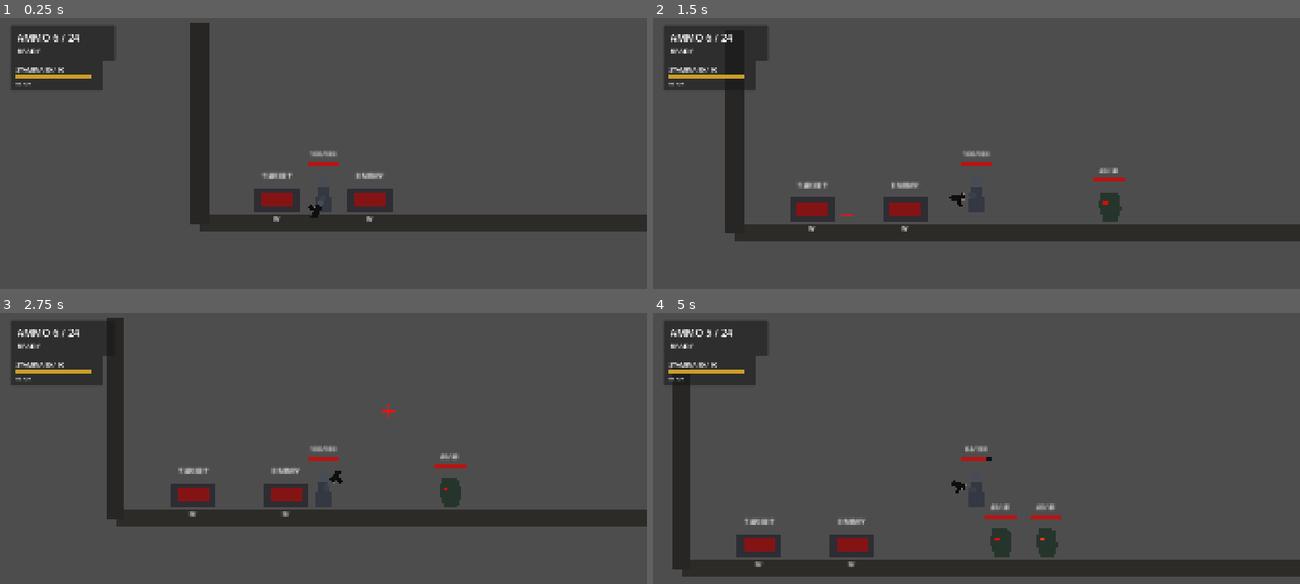
Above: before the commit, frames 1-4 (two rows, left to right).
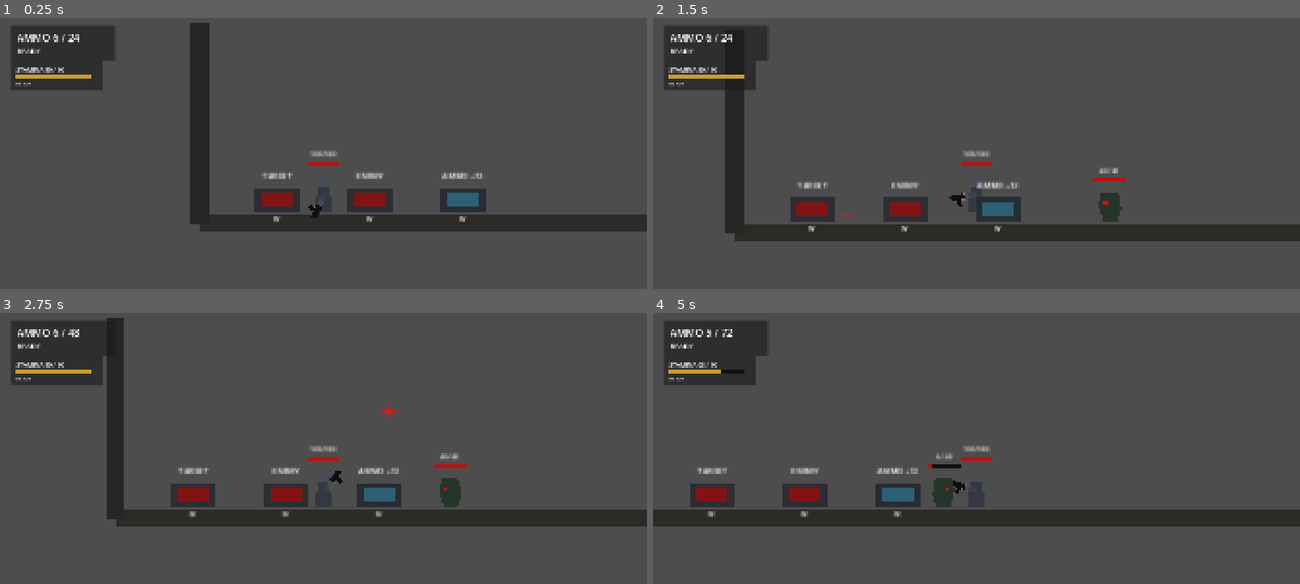
Above: after the commit, the same moments.

Repository: YuiTatsuki1011/projekt-black
Game: Godot game, scene res://scenes/levels/test_level.tscn
Two runs of this game, one before a commit and one after it. Both use one fixed random seed, a clock stepped at 60 frames per second and the inputs below.
Inputs (mouse positions are in pixels of both pictures, inside the frame that each line leads up to):
- Up to frame 1 (0.25 s): no input
- Up to frame 2 (1.5 s): tap Enter at 0.5 s; move the mouse to (1118, 177) at 0.52 s; hold D (move_right) from 0.53 s (still down); tap W (interact) at 0.6 s; tap Space (jump) at 0.77 s; move the mouse to (847, 215) at 1.27 s; tap S (crouch) at 1.35 s
- Up to frame 3 (2.75 s): tap Space (jump) at 1.52 s; tap W (interact) at 1.55, 2.3 s; move the mouse to (388, 410) at 2.02 s; release D (move_right) at 2.03 s; hold A (move_left) from 2.03 s (still down); tap Shift (dodge) at 2.1 s
- Up to frame 4 (5 s): move the mouse to (944, 565) at 2.77 s; release A (move_left) at 2.78 s; hold D (move_right) 2.78-4.28 s; click (944, 565) at 2.85 s; tap Space (jump) at 3.02, 3.77, 4.52 s; tap W (interact) at 3.05, 3.6, 4.55 s; move the mouse to (1170, 546) at 3.52 s; move the mouse to (782, 437) at 4.27 s; hold A (move_left) from 4.28 s (still down); tap F (melee_attack) at 4.35 s

The runs differ from the first frame. In frame 1, 0.7% of the frame differs, in the area x 68-76%, y 56-76%; in frame 2, 0.7%; in frame 3, 0.8%; in frame 4, 18%, in the area x 0-100%, y 5-98%.

Commit message:
Add ammo inventory foundation

Diff:
--- /dev/null
+++ b/scenes/interaction/item_grant_button.tscn
@@ -0,0 +1,40 @@
+[gd_scene load_steps=3 format=3]
+
+[ext_resource type="Script" path="res://scripts/interaction/item_grant_button.gd" id="1_item_grant_button"]
+
+[sub_resource type="RectangleShape2D" id="RectangleShape2D_button"]
+size = Vector2(58, 30)
+
+[node name="ItemGrantButton" type="Area2D"]
+collision_layer = 16
+collision_mask = 0
+script = ExtResource("1_item_grant_button")
+
+[node name="CollisionShape2D" type="CollisionShape2D" parent="."]
+shape = SubResource("RectangleShape2D_button")
+
+[node name="Base" type="Polygon2D" parent="."]
+color = Color(0.16, 0.18, 0.2, 1)
+polygon = PackedVector2Array(-29, -15, 29, -15, 29, 15, -29, 15)
+
+[node name="Plate" type="Polygon2D" parent="."]
+color = Color(0.18, 0.38, 0.46, 1)
+polygon = PackedVector2Array(-20, -8, 20, -8, 20, 8, -20, 8)
+
+[node name="Label" type="Label" parent="."]
+offset_left = -46.0
+offset_top = -38.0
+offset_right = 46.0
+offset_bottom = -18.0
+theme_override_font_sizes/font_size = 10
+text = "AMMO"
+horizontal_alignment = 1
+
+[node name="Prompt" type="Label" parent="."]
+offset_left = -34.0
+offset_top = 18.0
+offset_right = 34.0
+offset_bottom = 34.0
+theme_override_font_sizes/font_size = 9
+text = "W"
+horizontal_alignment = 1
--- a/scenes/levels/test_level.tscn
+++ b/scenes/levels/test_level.tscn
@@ -8,6 +8,7 @@
 [ext_resource type="PackedScene" path="res://scenes/enemies/approach_enemy.tscn" id="6_approach_enemy"]
 [ext_resource type="PackedScene" path="res://scenes/ui/death_screen.tscn" id="7_death_screen"]
 [ext_resource type="PackedScene" path="res://scenes/ui/stamina_hud.tscn" id="8_stamina_hud"]
+[ext_resource type="PackedScene" path="res://scenes/interaction/item_grant_button.tscn" id="9_item_grant_button"]
 
 [sub_resource type="RectangleShape2D" id="RectangleShape2D_floor"]
 size = Vector2(1200, 24)
@@ -70,6 +71,11 @@
 spawn_scene = ExtResource("6_approach_enemy")
 button_label = "ENEMY"
 
+[node name="AmmoButton" parent="." instance=ExtResource("9_item_grant_button")]
+position = Vector2(340, 290)
+button_label = "AMMO +12"
+quantity = 12
+
 [node name="Crosshair" parent="." instance=ExtResource("2_crosshair")]
 
 [node name="AmmoHud" parent="." instance=ExtResource("3_hud")]
--- a/scenes/player/player.tscn
+++ b/scenes/player/player.tscn
@@ -6,6 +6,7 @@
 [ext_resource type="PackedScene" path="res://scenes/ui/health_indicator.tscn" id="4_health_indicator"]
 [ext_resource type="PackedScene" path="res://scenes/vfx/player_afterimage.tscn" id="5_afterimage"]
 [ext_resource type="PackedScene" path="res://scenes/vfx/player_bleed.tscn" id="6_player_bleed"]
+[ext_resource type="Script" path="res://scripts/inventory/inventory.gd" id="7_inventory"]
 
 [sub_resource type="RectangleShape2D" id="RectangleShape2D_standing"]
 size = Vector2(18, 42)
@@ -48,6 +49,9 @@
 script = ExtResource("3_health")
 max_health = 100
 current_health = 100
+
+[node name="Inventory" type="Node" parent="."]
+script = ExtResource("7_inventory")
 
 [node name="HealthIndicator" parent="." instance=ExtResource("4_health_indicator")]
 position = Vector2(0, -62)
--- /dev/null
+++ b/scripts/interaction/item_grant_button.gd
@@ -0,0 +1,30 @@
+extends Area2D
+class_name ItemGrantButton
+
+@export var item_id: StringName = &"pistol_ammo"
+@export var quantity: int = 12
+@export var button_label: String = "AMMO"
+@export var target_inventory_path: NodePath = NodePath("../Player/Inventory")
+
+@onready var label: Label = $Label
+
+
+func _ready() -> void:
+	label.text = button_label
+
+
+func interact(interactor: Node) -> void:
+	var target_inventory: Node = get_node_or_null(target_inventory_path)
+	if target_inventory == null and interactor != null:
+		target_inventory = interactor.get_node_or_null("Inventory")
+	if target_inventory == null or not target_inventory.has_method("add_item"):
+		return
+
+	target_inventory.add_item(item_id, quantity)
+	_flash_label()
+
+
+func _flash_label() -> void:
+	label.modulate = Color(0.72, 0.92, 1.0, 1.0)
+	var tween := create_tween()
+	tween.tween_property(label, "modulate", Color.WHITE, 0.25)
--- /dev/null
+++ b/scripts/inventory/inventory.gd
@@ -0,0 +1,54 @@
+extends Node
+class_name Inventory
+
+signal item_quantity_changed(item_id: StringName, quantity: int)
+
+@export var starting_items: Dictionary = {}
+
+var _items: Dictionary = {}
+
+
+func _ready() -> void:
+	for item_id in starting_items:
+		var quantity := int(starting_items[item_id])
+		if quantity > 0:
+			_items[StringName(str(item_id))] = quantity
+
+	for item_id in _items:
+		item_quantity_changed.emit(item_id, int(_items[item_id]))
+
+
+func get_quantity(item_id: StringName) -> int:
+	return int(_items.get(item_id, 0))
+
+
+func add_item(item_id: StringName, quantity: int) -> void:
+	if quantity <= 0:
+		return
+
+	var next_quantity: int = get_quantity(item_id) + quantity
+	_items[item_id] = next_quantity
+	item_quantity_changed.emit(item_id, next_quantity)
+
+
+func remove_item(item_id: StringName, quantity: int) -> int:
+	if quantity <= 0:
+		return 0
+
+	var current_quantity: int = get_quantity(item_id)
+	var removed_quantity: int = mini(current_quantity, quantity)
+	if removed_quantity <= 0:
+		return 0
+
+	var next_quantity: int = current_quantity - removed_quantity
+	if next_quantity <= 0:
+		_items.erase(item_id)
+	else:
+		_items[item_id] = next_quantity
+
+	item_quantity_changed.emit(item_id, next_quantity)
+	return removed_quantity
+
+
+func has_item(item_id: StringName, quantity: int = 1) -> bool:
+	return get_quantity(item_id) >= quantity
--- a/scripts/player/player_controller.gd
+++ b/scripts/player/player_controller.gd
@@ -24,6 +24,7 @@
 @export var bullet_damage: int = 10
 @export var magazine_size: int = 6
 @export var starting_reserve_ammo: int = 24
+@export var ammo_item_id: StringName = &"pistol_ammo"
 @export var reload_time: float = 1.2
 @export var fire_cooldown: float = 0.22
 @export var recoil_amount: float = 0.18
@@ -64,6 +65,7 @@
 @onready var crouching_collision: CollisionShape2D = $CrouchingCollision
 @onready var interaction_area: Area2D = $InteractionArea
 @onready var health: Node = $Health
+@onready var inventory: Node = $Inventory
 @onready var melee_root: Node2D = $MeleeRoot
 @onready var melee_hit_area: Area2D = $MeleeRoot/MeleeHitArea
 @onready var melee_slash_visual: Polygon2D = $MeleeRoot/SlashVisual
@@ -98,13 +100,17 @@
 var _dodge_cooldown_remaining: float = 0.0
 var _dodge_direction: int = 1
 var _afterimage_timer: float = 0.0
+var _suppress_inventory_ammo_signal: bool = false
 
 
 func _ready() -> void:
 	if ProjectSettings.has_setting("physics/2d/default_gravity"):
 		_gravity = float(ProjectSettings.get_setting("physics/2d/default_gravity"))
 	current_ammo = magazine_size
-	reserve_ammo = starting_reserve_ammo
+	inventory.item_quantity_changed.connect(_on_inventory_item_quantity_changed)
+	if inventory.get_quantity(ammo_item_id) <= 0 and starting_reserve_ammo > 0:
+		inventory.add_item(ammo_item_id, starting_reserve_ammo)
+	_sync_reserve_ammo(false)
 	current_stamina = max_stamina
 	_configure_aim_bones()
 	health.damaged.connect(_on_damaged)
@@ -300,14 +306,14 @@
 
 func _finish_reload() -> void:
 	var ammo_needed: int = magazine_size - current_ammo
-	var ammo_to_load: int = ammo_needed
-	if reserve_ammo < ammo_to_load:
-		ammo_to_load = reserve_ammo
+	var ammo_to_load: int = mini(inventory.get_quantity(ammo_item_id), ammo_needed)
 	current_ammo += ammo_to_load
-	reserve_ammo -= ammo_to_load
+	_suppress_inventory_ammo_signal = true
+	inventory.remove_item(ammo_item_id, ammo_to_load)
+	_suppress_inventory_ammo_signal = false
 	_is_reloading = false
 	_reload_remaining = 0.0
-	ammo_changed.emit(current_ammo, reserve_ammo)
+	_sync_reserve_ammo()
 
 
 func _update_dodge(delta: float) -> void:
@@ -580,6 +586,19 @@
 	ammo_changed.emit(current_ammo, reserve_ammo)
 
 
+func _sync_reserve_ammo(should_emit: bool = true) -> void:
+	reserve_ammo = inventory.get_quantity(ammo_item_id)
+	if should_emit:
+		ammo_changed.emit(current_ammo, reserve_ammo)
+
+
+func _on_inventory_item_quantity_changed(item_id: StringName, _quantity: int) -> void:
+	if item_id != ammo_item_id:
+		return
+
+	_sync_reserve_ammo(not _suppress_inventory_ammo_signal)
+
+
 func _try_apply_close_barrel_hit() -> bool:
 	var space_state: PhysicsDirectSpaceState2D = get_world_2d().direct_space_state
 	var query := PhysicsRayQueryParameters2D.create(
--- a/scripts/ui/stamina_hud.gd
+++ b/scripts/ui/stamina_hud.gd
@@ -28,7 +28,10 @@
 	var current := float(player.get("current_stamina"))
 	var maximum := float(player.get("max_stamina"))
 	var overheated := bool(player.get("is_stamina_overheated"))
-	var minimum := float(player.get("melee_min_stamina_to_use"))
+	var minimum_value: Variant = player.get("melee_min_stamina_to_use")
+	var minimum := 0.0
+	if minimum_value != null:
+		minimum = float(minimum_value)
 	_update_value(current, maximum, overheated, current >= minimum and not overheated)
 
 
Not shown: 1 places in scenes/levels/test_level.tscn that only renumber resources
Not shown: 1 places in scenes/player/player.tscn that only renumber resources
Not shown, changed: docs/ARCHITECTURE.md
Not shown, changed: docs/DECISIONS.md
Not shown, changed: docs/GLOSSARY.md
Not shown, changed: docs/HANDOFF.md
